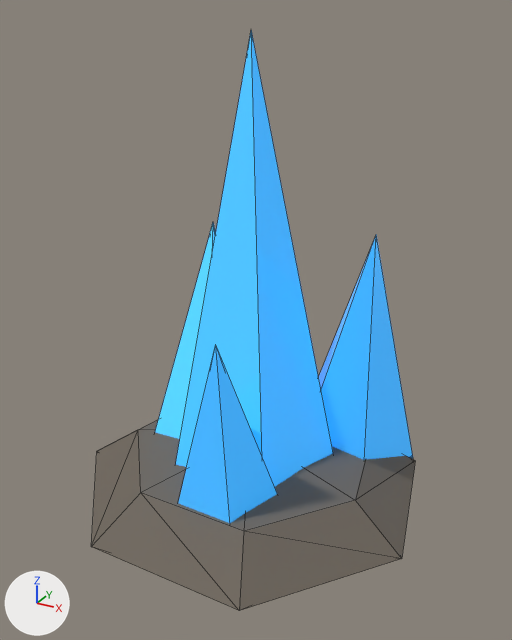
An edit to the glTF model public/models/minerai.glb, drawn before and after from the same camera.
Camera for both pictures: a camera (50 mm lens) standing at (0.641, -1.149, 0.982) and looking at (0.005, 0.009, 0.403). The axes (+X, +Y, +Z) are drawn at lower left. The lights are the same throughout. The picture after the commit comes second. Mesh edges are drawn as thin lines. Vertices at exactly the same position are counted once.

In view in the first picture: 'minerai'.
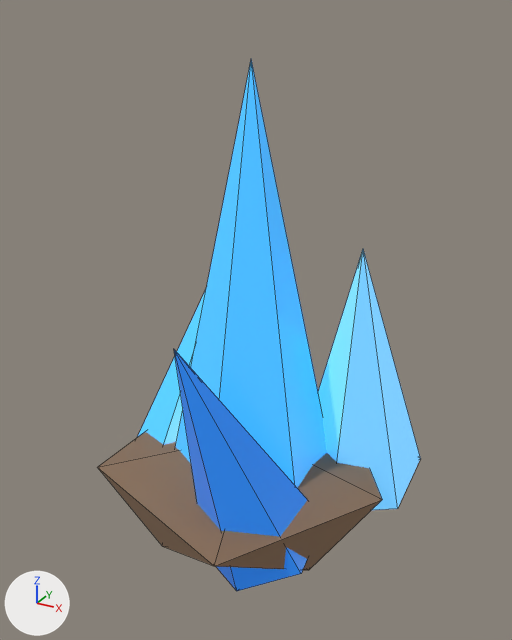
What differs and where, as boxes [x1, y1, x2, y2] in the pictures (512 x 640 px; the box of a moved part takes in the faces that stretch with it):
'minerai', reshaped, moved (8% shorter): before [91, 31, 415, 611]; after [98, 60, 421, 591]
part 1 of me_cone, rebuilt: before [91, 419, 415, 611]; after [98, 432, 382, 570]
part 2 of me_cone, rebuilt: before [178, 344, 277, 523]; after [174, 349, 307, 591]
part 3 of me_cone, rebuilt: before [155, 223, 216, 439]; after [138, 290, 206, 445]
part 4 of me_cone, rebuilt: before [319, 234, 413, 460]; after [318, 250, 421, 510]
part 5 of me_cone, moved or reshaped: before [176, 31, 333, 487]; after [175, 60, 327, 488]

Patch to the scene script:
```diff
--- a/public/models/minerai.glb.py
+++ b/public/models/minerai.glb.py
@@ mat_crystal_pale @@
+mat_crystal_pale = principled_material('crystal_pale')
+mat_crystal_pale.base_color = (0.392, 0.807, 1.0)  # cyan #a8e8ff
+mat_crystal_pale.roughness = 0.15
+mat_crystal_pale.emission_color = (0.0347, 0.292, 0.651)  # blue #3493d3
+mat_crystal_pale.emission_strength = 1.0
@@ mat_boulder @@
+mat_boulder = principled_material('boulder')
+mat_boulder.base_color = (0.254, 0.156, 0.0931)  # brown #8a6e56
+mat_boulder.roughness = 0.95
@@ mat_crystal_deep @@
+mat_crystal_deep = principled_material('crystal_deep')
+mat_crystal_deep.base_color = (0.0273, 0.238, 0.687)  # blue #2e86d8
+mat_crystal_deep.roughness = 0.2
+mat_crystal_deep.emission_color = (0.00455, 0.0635, 0.324)  # blue #0e479a
+mat_crystal_deep.emission_strength = 1.0
@@ me_cone @@
 # used by ob_minerai; location = (0.0, 0.0, 0.475)
-me_cone.from_pydata(...)  # 47 vertices, 74 faces; spans x -0.374..0.374, y -0.346..0.384, z -0.567..0.475
+me_cone.from_pydata(...)  # 40 vertices, 60 faces; spans x -0.301..0.301, y -0.33..0.352, z -0.515..0.475
+# me_cone part 1: the loose piece of 23 vertices spanning x -0.374..0.374, y -0.346..0.384, z -0.567..-0.343 is rebuilt with 12 vertices and now spans x -0.271..0.301, y -0.33..0.297, z -0.515..-0.294, in mat_boulder (brown #8a6e56)
+# me_cone part 2: the loose piece of 6 vertices spanning x -0.106..0.138, y -0.274..-0.002, z -0.503..0.011 is rebuilt with 7 vertices and now spans x -0.017..0.212, y -0.274..-0.002, z -0.478..0.032, in mat_crystal_deep (blue #2e86d8, glowing blue #0e479a)
+# me_cone part 3: the loose piece of 6 vertices spanning x -0.257..0.004, y -0.091..0.227, z -0.502..0.048 is rebuilt with 7 vertices and now spans x -0.301..-0.059, y -0.116..0.227, z -0.488..0.073
+# me_cone part 4: the loose piece of 6 vertices spanning x 0.009..0.29, y -0.011..0.352, z -0.507..0.151 is rebuilt with 7 vertices and now spans x 0.038..0.301, y -0.011..0.352, z -0.49..0.169, in mat_crystal_pale (cyan #a8e8ff, glowing blue #3493d3)
+# me_cone part 5
+# 4 vertices are removed from x -0.19..0.19, y -0.162..0.062, z -0.475
+# 8 faces are deleted
+# 5 vertices are added at (0.173, 0.1, -0.475), (0.173, -0.1, -0.475), (0.0, -0.2, -0.475), (-0.173, -0.1, -0.475), (-0.173, 0.1, -0.475)
+# 10 new faces join them, mat_crystal (blue #56c8ff, glowing blue #146db8)
 me_cone.materials.append(mat_crystal)
-me_cone.materials.append(mat_rock)  # brown #6e655a
+me_cone.materials.append(mat_crystal_pale)  # cyan #a8e8ff, glowing blue #3493d3
+me_cone.materials.append(mat_crystal_deep)  # blue #2e86d8, glowing blue #0e479a
+me_cone.materials.append(mat_boulder)  # brown #8a6e56
@@ ob_minerai @@
 ob_minerai = bpy.data.objects.new('minerai', me_cone)
-ob_minerai.location = (0.0, 0.0, 0.475)
+ob_minerai.location = (0.0, 0.0, 0.427)
```
